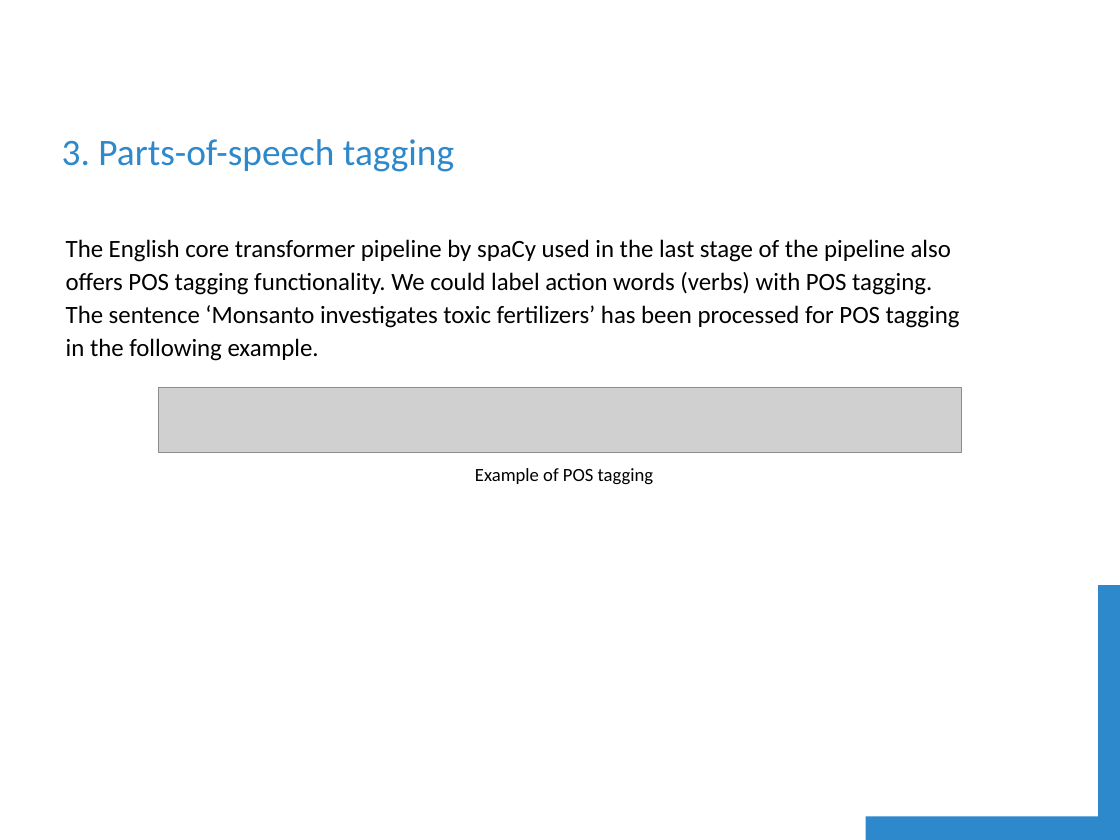
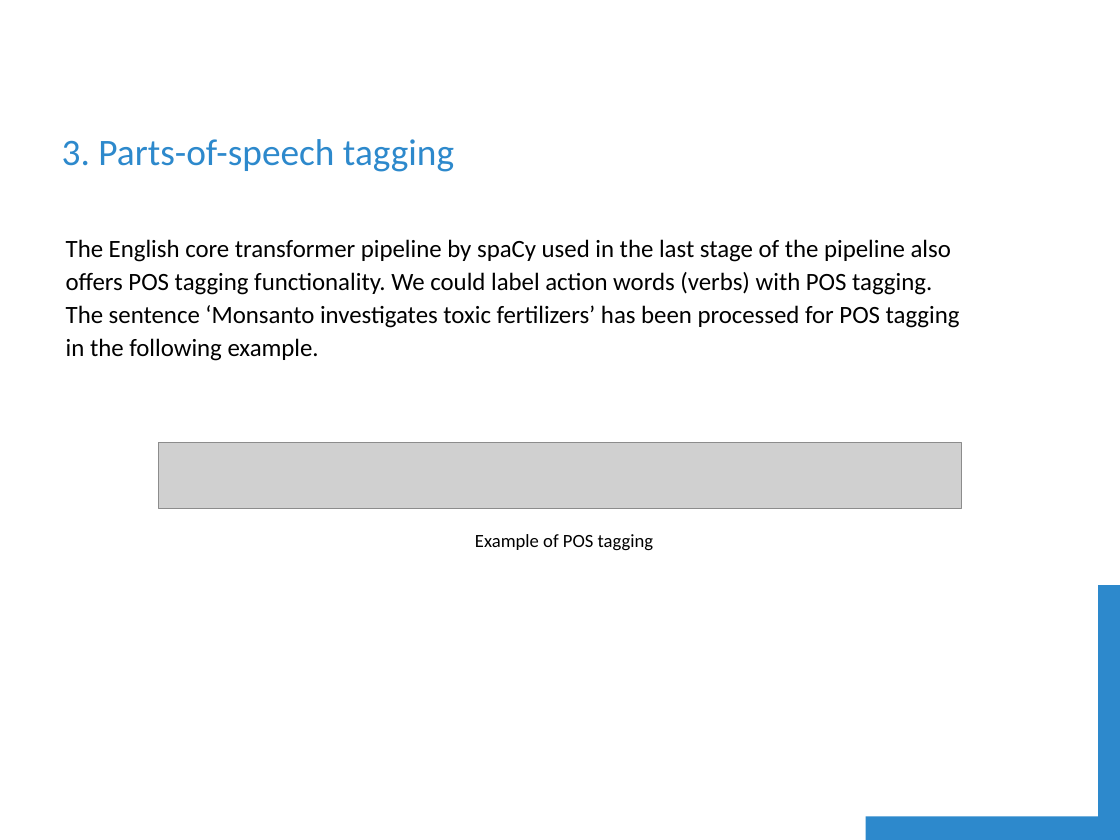
Before and after one commit to shubhamsuryawanshi/goal_extraction, a slide deck: slide 6 of documentation/Presentation.pptx. Drawn at 1120x840 pixels with LibreOffice and Linux fonts; fonts in the diff are those of the drawing; grey boxes stand for pictures; background and template pictures are left out. Boxes give left, top, right and bottom in pixels: in the first picture for what was removed or moved away, otherwise in the second. Text is boxed around its words. In the diff, an @@ line names an element or a change of style, - is before the commit and + after.

Commit message:
updated documentation and fine-tune inference process

```diff
--- a/documentation/Presentation.pptx
+++ b/documentation/Presentation.pptx
@@ text "The English core transformer pipeline ..." rewrapped from <box>66,239,960,485</box> to <box>66,239,960,551</box> @@
@@ picture: place and size @@
-picture at <box>159,388,962,452</box>
+picture at <box>159,442,962,507</box>
```
Also in this commit, not shown: 7 other slides changed, 2 other files.
